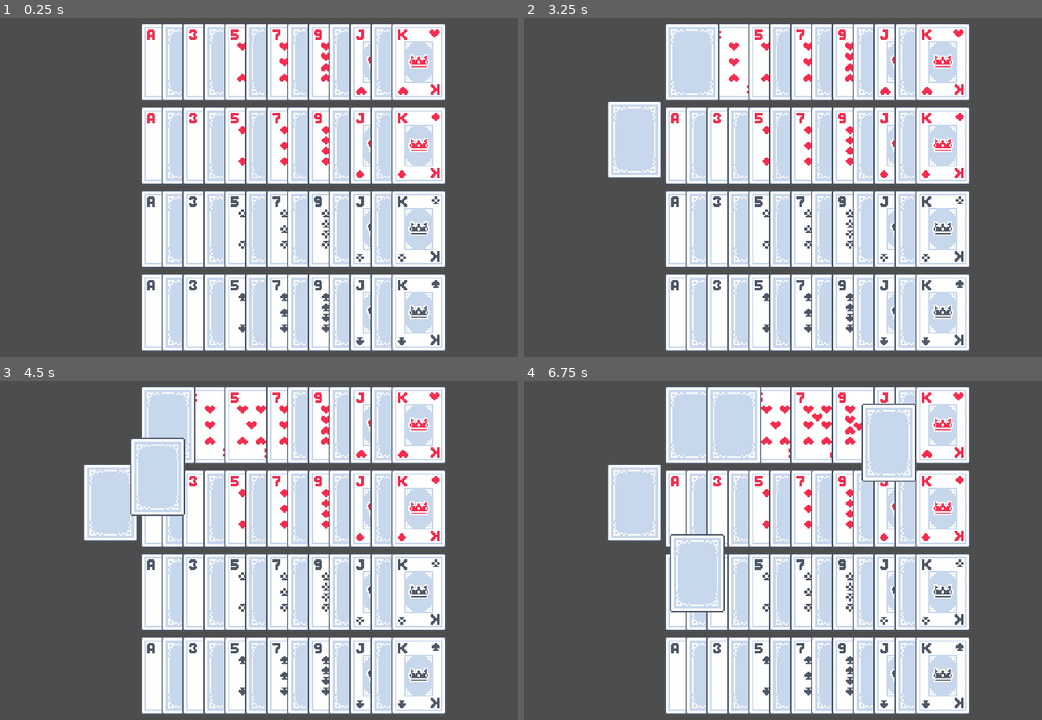
Above: before the commit, frames 1-4 (two rows, left to right).
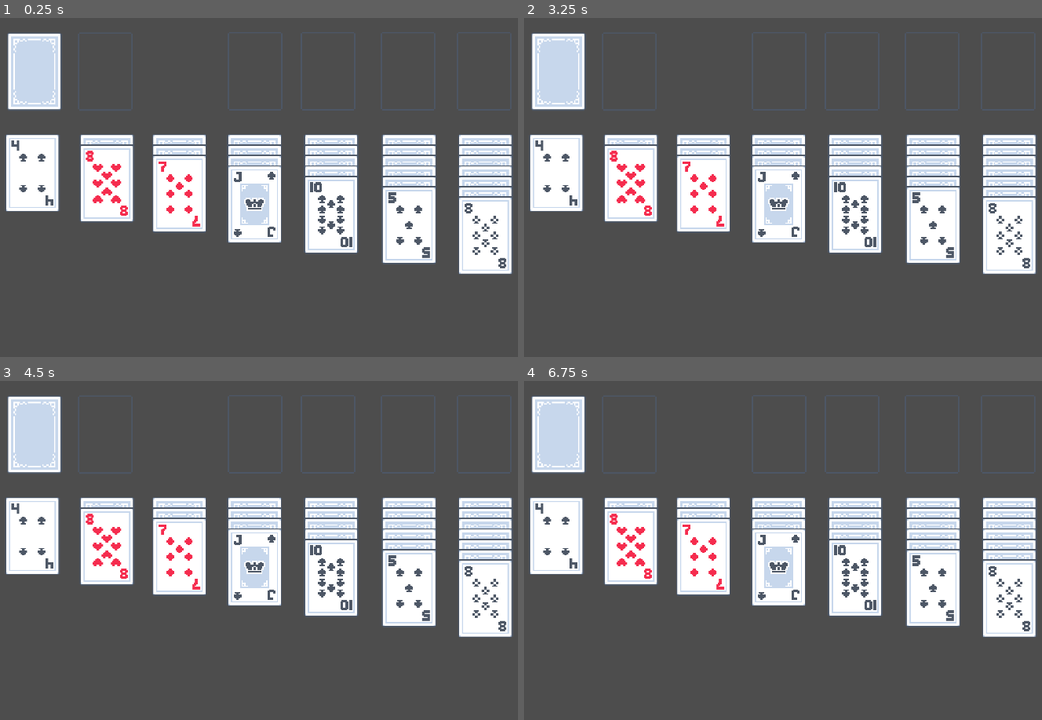
Above: after the commit, the same moments.

Repository: pekuja/plim-plom-solitaire
Game: Godot game, scene res://scenes/main.tscn
Same seed, same stepped clock (60 frames per second), same inputs: the game is played once before the commit and once after it.
Inputs (mouse positions are in pixels of both pictures, inside the frame that each line leads up to):
- Up to frame 1 (0.25 s): no input
- Up to frame 2 (3.25 s): tap Enter at 0.5, 2 s; drag from (689, 62) to (860, 62) at 0.52 s; tap Space at 1.25, 2.75 s; drag from (881, 62) to (689, 62) at 1.27 s; move the mouse to (736, 62) at 2.02 s; click (736, 62) at 2.17 s; drag from (757, 62) to (632, 140) at 2.77 s
- Up to frame 3 (4.5 s): tap Enter at 3.5 s; drag from (253, 425) to (108, 503) at 3.52 s; tap Space at 4.25 s; drag from (129, 503) to (212, 425) at 4.27 s
- Up to frame 4 (6.75 s): move the mouse to (819, 425) at 5.02 s; click (819, 425) at 5.17 s; drag from (839, 425) to (694, 574) at 5.77 s; drag from (860, 425) to (886, 479) at 6.52 s

The runs differ from the first frame. In frame 1, 61% of the frame differs, in the area x 1-99%, y 1-99%; in frame 2, 62%; in frame 3, 62%; in frame 4, 63%.

Commit message:
Added generating a Klondike game board, and some rules for dragging cards on top of each other
The cards now stick to set piles instead of getting dragged all over the place. You can draw cards from the deck, and you can drag cards on top of each other only if allowed by Klondike rules... there are definitely some bugs though, as you're not supposed to be able to drag entire piles of cards but it still seems to happen, and it seems like the Z indexing can get a bit messed up at times.

Diff:
--- a/scenes/card.tscn
+++ b/scenes/card.tscn
@@ -11,6 +11,7 @@
 size = Vector2(42, 60)
 
 [node name="Card" type="Node2D"]
+z_as_relative = false
 texture_filter = 1
 script = ExtResource("1_6u4wf")
 cardAtlas = ExtResource("2_ktuci")
--- /dev/null
+++ b/scenes/card_pile.tscn
@@ -0,0 +1,10 @@
+[gd_scene load_steps=2 format=3 uid="uid://drbmu8pyicaef"]
+
+[ext_resource type="Texture2D" uid="uid://d18hguquqkvix" path="res://assets/card_frame.png" id="1_c4d6w"]
+
+[node name="Pile" type="Node2D"]
+
+[node name="Sprite2D" type="Sprite2D" parent="."]
+texture_filter = 1
+scale = Vector2(4, 4)
+texture = ExtResource("1_c4d6w")
--- a/scenes/main.tscn
+++ b/scenes/main.tscn
@@ -1,7 +1,8 @@
-[gd_scene load_steps=3 format=3 uid="uid://dno1hy72gpft8"]
+[gd_scene load_steps=4 format=3 uid="uid://dno1hy72gpft8"]
 
 [ext_resource type="Script" uid="uid://c5ksntwd85jrw" path="res://scripts/main.gd" id="1_0wfyh"]
 [ext_resource type="PackedScene" uid="uid://dyevjwqt71k0t" path="res://scenes/card.tscn" id="1_o5qli"]
+[ext_resource type="PackedScene" uid="uid://drbmu8pyicaef" path="res://scenes/card_pile.tscn" id="3_sugp2"]
 
 [node name="Main" type="Node2D"]
 texture_filter = 1
@@ -9,3 +10,42 @@
 _card_scene = ExtResource("1_o5qli")
 
 [node name="Camera2D" type="Camera2D" parent="."]
+
+[node name="Deck" parent="." instance=ExtResource("3_sugp2")]
+position = Vector2(-809, -371)
+
+[node name="Draw Pile" parent="." instance=ExtResource("3_sugp2")]
+position = Vector2(-592, -371)
+
+[node name="Stack 1" parent="." instance=ExtResource("3_sugp2")]
+position = Vector2(-133, -372)
+
+[node name="Stack 2" parent="." instance=ExtResource("3_sugp2")]
+position = Vector2(90, -372)
+
+[node name="Stack 3" parent="." instance=ExtResource("3_sugp2")]
+position = Vector2(335, -372)
+
+[node name="Stack 4" parent="." instance=ExtResource("3_sugp2")]
+position = Vector2(568, -372)
+
+[node name="Pile 1" parent="." instance=ExtResource("3_sugp2")]
+position = Vector2(-815, -60)
+
+[node name="Pile 2" parent="." instance=ExtResource("3_sugp2")]
+position = Vector2(-587, -60)
+
+[node name="Pile 3" parent="." instance=ExtResource("3_sugp2")]
+position = Vector2(-365, -60)
+
+[node name="Pile 4" parent="." instance=ExtResource("3_sugp2")]
+position = Vector2(-135, -60)
+
+[node name="Pile 5" parent="." instance=ExtResource("3_sugp2")]
+position = Vector2(100, -60)
+
+[node name="Pile 6" parent="." instance=ExtResource("3_sugp2")]
+position = Vector2(338, -60)
+
+[node name="Pile 7" parent="." instance=ExtResource("3_sugp2")]
+position = Vector2(572, -60)
--- a/scripts/card.gd
+++ b/scripts/card.gd
@@ -14,6 +14,9 @@
 @export var value = 1
 @export var suit : Suit = Suit.Heart
 @export var cardAtlas : Texture2D
+@export var is_face_up = true
+
+signal card_clicked
 
 const CARD_WIDTH = 42
 const CARD_HEIGHT = 60
@@ -21,10 +24,11 @@
 const CARD_OFFSET_Y = 2
 const SUIT_INCREMENT_Y = 64
 const VALUE_INCREMENT_X = 64
+const PILE_OFFSET = 32
 
 var is_dragging : bool = false
 var dragging_offset : Vector2 = Vector2(0,0)
-var is_face_up = true
+var drag_start_position : Vector2 = Vector2(0,0)
 
 static var hovered_cards : Array[Card] = []
 
@@ -34,12 +38,36 @@
 func is_black():
 	return suit == Suit.Club or suit == Suit.Spade
 
+func is_legal_drop(other_card : Card):
+	if not is_face_up:
+		return false
+	if not is_top_card():
+		return false
+	if is_black() and other_card.is_black() or is_red() and other_card.is_red():
+		return false
+	if other_card.value != value - 1:
+		return false
+
+	return true
+
 func _ready():
 	var atlasTexture : AtlasTexture = AtlasTexture.new()
 	atlasTexture.atlas = cardAtlas
 	_sprite2D.texture = atlasTexture
 
 	update_texture()
+
+func is_draggable():
+	# TODO: Support dragging piles of cards
+	if not is_top_card():
+		return false
+	if not is_face_up:
+		return false
+	return true
+
+func is_top_card():
+	var child_cards = find_children("*", "Card")
+	return child_cards.is_empty()
 
 func update_texture():
 	var atlasTexture : AtlasTexture = _sprite2D.texture
@@ -55,13 +83,35 @@
 func _input(event : InputEvent) -> void:
 	if event is InputEventMouseButton and event.button_index == MOUSE_BUTTON_LEFT:
 		if event.pressed == false and is_dragging:
-			var max_z = 0
+			var closest_distance = 0.0
+			var card_to_drop_on : Card = null
 			for other_area2D : Area2D in _area2D.get_overlapping_areas():
 				var other_card : Card = other_area2D.get_parent()
-				if other_card:
-					max_z = max(other_card.z_index, max_z)
-			z_index = max_z + 1
-			global_position = event.position - dragging_offset
+				if other_card and other_card != self:
+					if other_card.is_legal_drop(self):
+						var distance = other_card.global_position.distance_squared_to(global_position)
+						if card_to_drop_on == null or distance < closest_distance:
+							card_to_drop_on = other_card
+							closest_distance = closest_distance
+
+
+			var parent = get_parent()
+			if card_to_drop_on:
+				z_index = card_to_drop_on.z_index + 1
+				if parent is Card:
+					parent.is_face_up = true
+					parent.update_texture()
+				parent.remove_child(self)
+				card_to_drop_on.add_child(self)
+
+				position.x = 0
+				position.y = PILE_OFFSET
+			elif parent is Card:
+				position.x = 0
+				position.y = PILE_OFFSET
+			else:
+				position.x = 0
+				position.y = 0
 			is_dragging = false
 	if event is InputEventMouseMotion:
 		if is_dragging:
@@ -70,12 +120,17 @@
 func _on_area_2d_input_event(viewport: Node, event: InputEvent, shape_idx: int) -> void:
 	if event is InputEventMouseButton and event.button_index == MOUSE_BUTTON_LEFT:
 		if event.pressed == true:
-			for card in hovered_cards:
-				if card.z_index > z_index:
-					return
-			z_index = RenderingServer.CANVAS_ITEM_Z_MAX
-			is_dragging = true
-			dragging_offset = event.position - global_position
+			card_clicked.emit()
+			if is_draggable():
+				for card in hovered_cards:
+					if card.z_index > z_index:
+						return
+				z_index = RenderingServer.CANVAS_ITEM_Z_MAX
+				is_dragging = true
+				is_face_up = true
+				drag_start_position = global_position
+				update_texture()
+				dragging_offset = event.position - global_position
 
 func _on_area_2d_mouse_entered() -> void:
 	hovered_cards.append(self)
--- a/scripts/main.gd
+++ b/scripts/main.gd
@@ -2,23 +2,93 @@
 
 @export var _card_scene : PackedScene
 
+@onready var _deck_locator = $Deck
+@onready var _draw_pile_locator = $"Draw Pile"
+@onready var _piles = [
+	$"Pile 1",
+	$"Pile 2",
+	$"Pile 3",
+	$"Pile 4",
+	$"Pile 5",
+	$"Pile 6",
+	$"Pile 7"
+	]
+@onready var _stacks = [
+	$"Stack 1",
+	$"Stack 2",
+	$"Stack 3",
+	$"Stack 4"
+	]
+
+var _card_deck : Array[Card] = []
+var _deck_top_card : Card = null
+
 func _ready():
 	generate_card_deck()
 
+	_card_deck.shuffle()
+
+	var index = 0
+	var pile_index = 0
+	_deck_top_card = null
+	for card in _card_deck:
+		card.z_index = index
+		if pile_index < 7:
+			var pile = _piles[pile_index]
+			if _deck_top_card:
+				card.position.y = Card.PILE_OFFSET
+				_deck_top_card.add_child(card)
+			else:
+				pile.add_child(card)
+			_deck_top_card = card
+
+			index += 1
+
+			if index > pile_index:
+				card.is_face_up = true
+				card.update_texture()
+				_deck_top_card = null
+				index = 0
+				pile_index += 1
+
+		else:
+			if _deck_top_card:
+				_deck_top_card.add_child(card)
+			else:
+				_deck_locator.add_child(card)
+			_deck_top_card = card
+			index += 1
+
+	_deck_top_card.card_clicked.connect(deck_clicked)
+
+func deck_clicked():
+	_deck_top_card.card_clicked.disconnect(deck_clicked)
+
+	var parent = _deck_top_card.get_parent()
+	parent.remove_child(_deck_top_card)
+	_draw_pile_locator.add_child(_deck_top_card)
+	_deck_top_card.is_face_up = true
+	_deck_top_card.update_texture()
+
+	if parent is Card:
+		print("parent is card")
+		_deck_top_card = parent
+		_deck_top_card.card_clicked.connect(deck_clicked)
+	else:
+		print("parent is ", parent)
+		_deck_top_card = null
+
 func generate_card_deck():
-	generate_card_suit(Card.Suit.Heart, Vector2(-400, -400))
-	generate_card_suit(Card.Suit.Diamond, Vector2(-400, 256-400))
-	generate_card_suit(Card.Suit.Club, Vector2(-400, 512-400))
-	generate_card_suit(Card.Suit.Spade, Vector2(-400, 768-400))
+	generate_card_suit(Card.Suit.Heart)
+	generate_card_suit(Card.Suit.Diamond)
+	generate_card_suit(Card.Suit.Club)
+	generate_card_suit(Card.Suit.Spade)
 
-func generate_card_suit(suit : Card.Suit, offset : Vector2):
+func generate_card_suit(suit : Card.Suit):
 	for value in range(0, 13):
 		var card : Card = _card_scene.instantiate()
 		card.suit = suit
 		card.value = value + 1
-		card.is_face_up = (value % 2 == 0)
-		card.z_index = value
+		card.is_face_up = false
 
-		card.global_position = offset + Vector2(value * 64, 0)
-
-		add_child(card)
+		_card_deck.append(card)
Binary file added: assets/card_frame.png
Not shown, added: assets/card_frame.png.import
